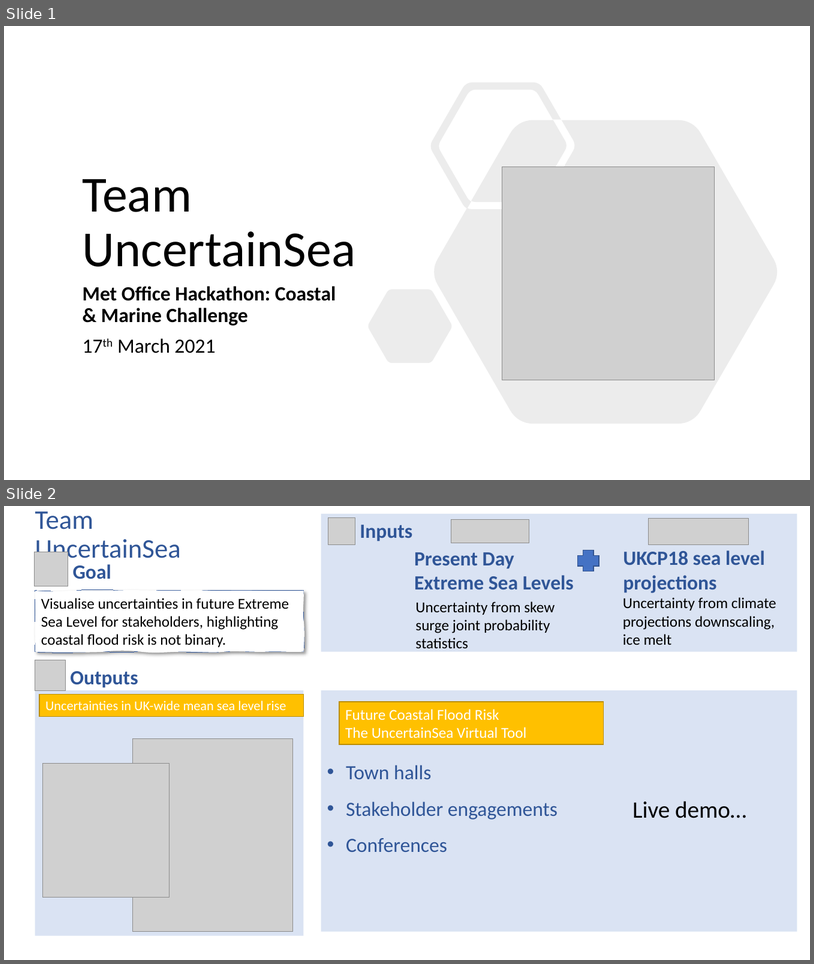
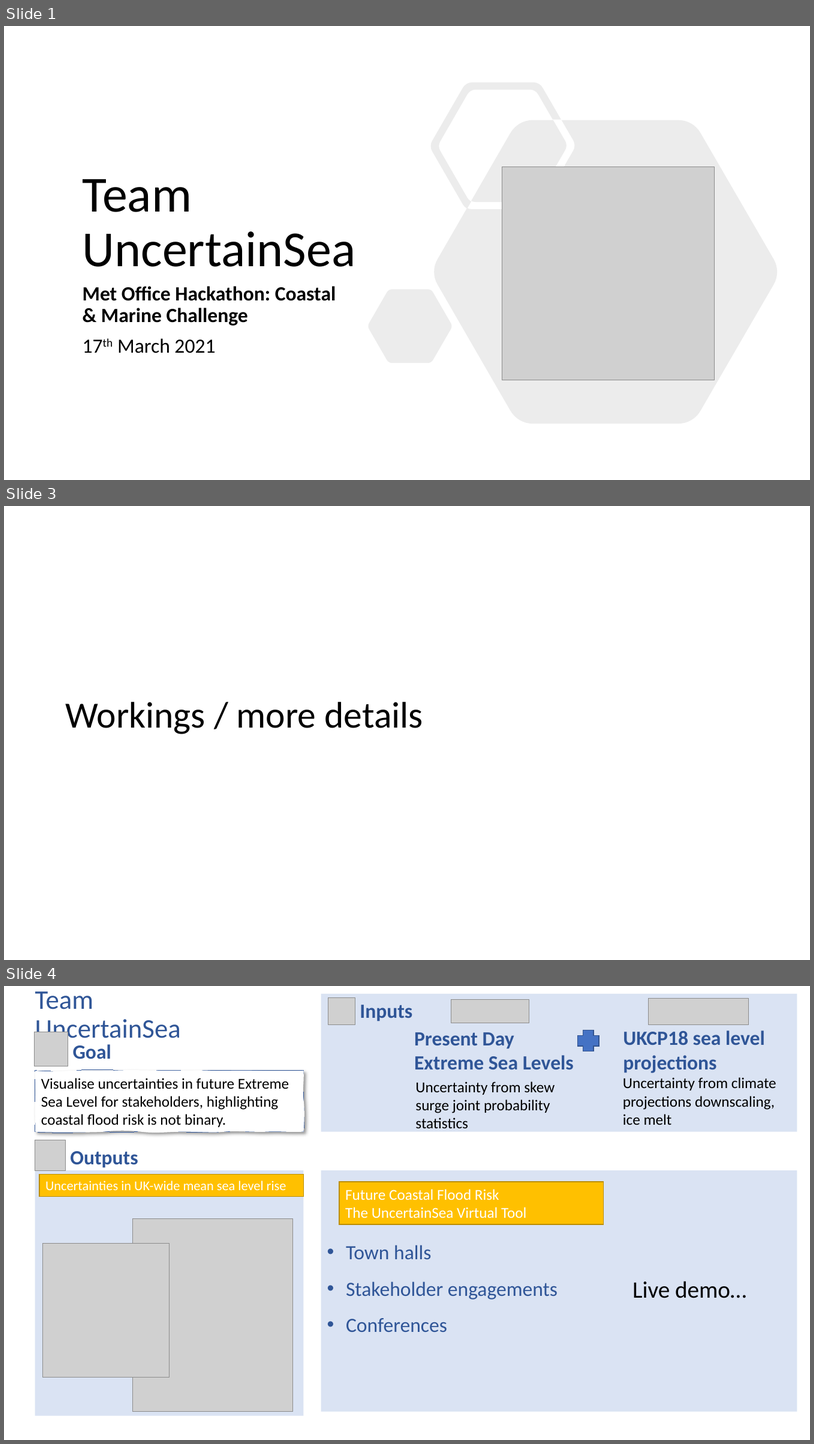
Before and after one commit to TPerkins94/UncertainSea, a slide deck: UncertainSea presentation 2021-03-17.pptx. Shown one above the other, each under a label of ours: slides 1 and 2 before the commit, slides 1, 3 and 4 after it; the slides between them are not shown. The pictures are 814x964 and 814x1444 pixels, drawn with LibreOffice and Linux fonts; fonts in the diff are those of the drawing; grey boxes stand for pictures. Boxes give left, top, right and bottom in pixels: in the first picture for what was removed or moved away, otherwise in the second. Text is boxed around its words. In the diff, an @@ line names an element or a change of style, - is before the commit and + after.

```diff
--- a/UncertainSea presentation 2021-03-17.pptx
+++ b/UncertainSea presentation 2021-03-17.pptx
@@ slide 3 added at [4, 506, 810, 960], background #FFFFFF @@
@@ title added at [65, 702, 423, 734], 44 pt, text #000000 @@
+Workings / more details
@@ what was slide 2 is now slide 4 @@
```
Also in this commit, not shown: 3 slides changed, 1 other file.
